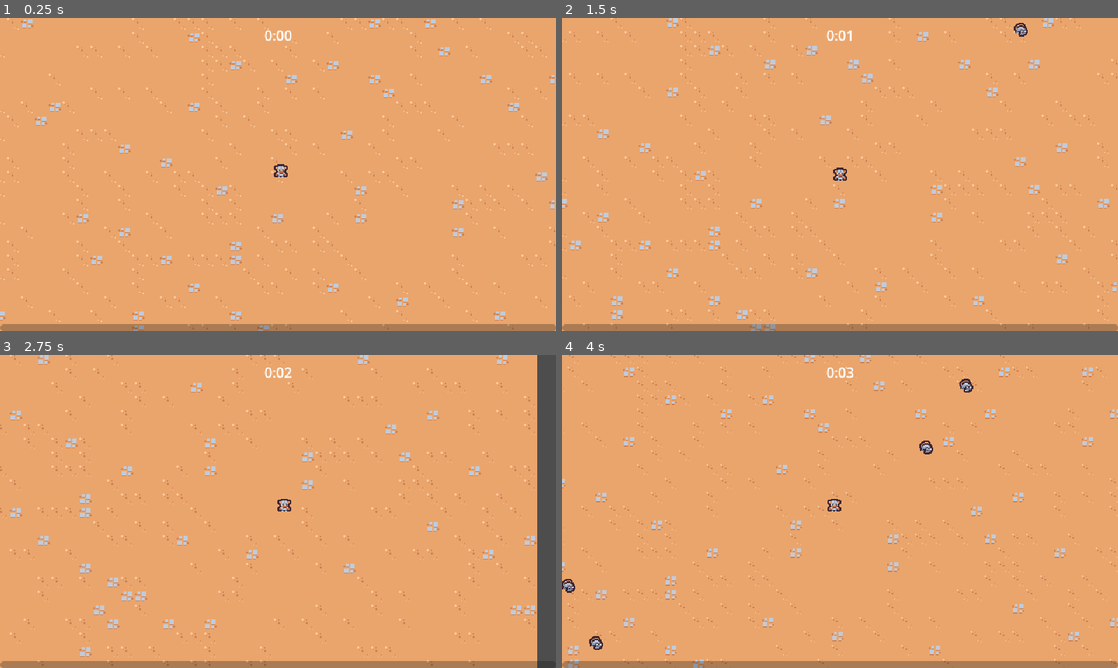
Above: before the commit, frames 1-4 (two rows, left to right).
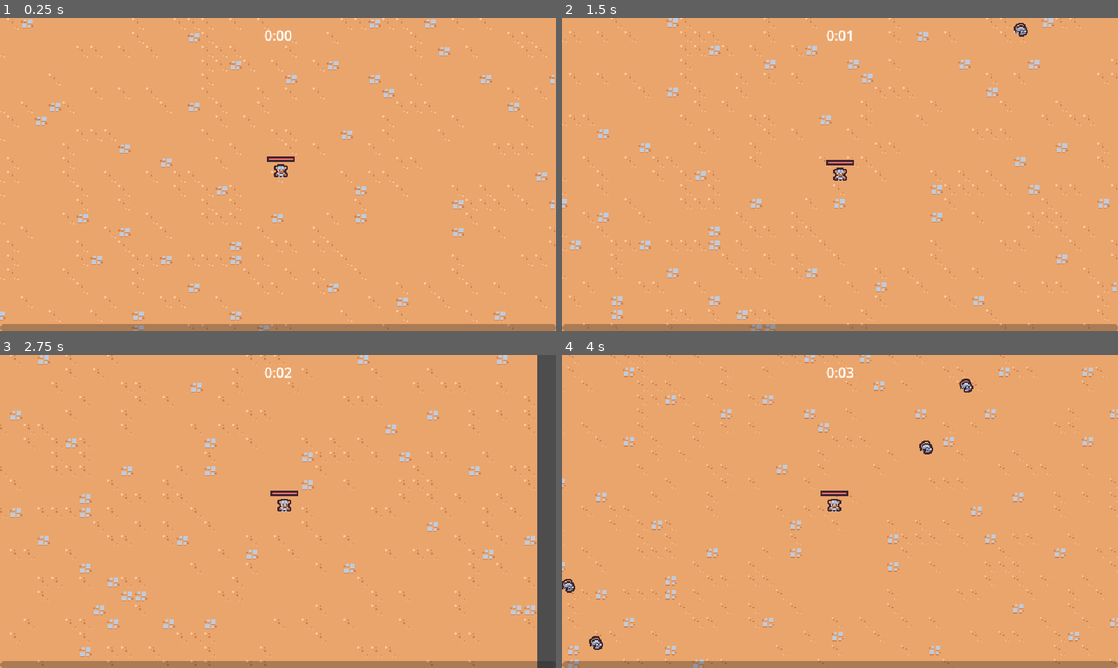
Above: after the commit, the same moments.

Repository: michaelbentley95/2dsurvivorscourse
Game: Godot game, scene res://scenes/main/main.tscn
The game is run twice, just before and just after one commit, with the same random seed, the same clock (stepped at 60 frames per second) and the same inputs.
Inputs (mouse positions are in pixels of both pictures, inside the frame that each line leads up to):
- Up to frame 1 (0.25 s): no input
- Up to frame 2 (1.5 s): move the mouse to (962, 158) at 0.52 s; press the mouse at (962, 158) at 0.53 s; hold Right (move_right) 0.53-1.28 s; move the mouse to (728, 190) at 1.27 s; release the mouse at (728, 190) at 1.28 s; hold Down (move_down) from 1.28 s (still down); click (728, 190) at 1.35 s
- Up to frame 3 (2.75 s): move the mouse to (333, 442) at 2.02 s; release Down (move_down) at 2.03 s; press the mouse at (333, 442) at 2.03 s; hold Right (move_right) from 2.03 s (still down)
- Up to frame 4 (4 s): move the mouse to (812, 574) at 2.77 s; release Right (move_right) at 2.78 s; release the mouse at (812, 574) at 2.78 s; hold Up (move_up) 2.78-3.53 s; click (812, 574) at 2.85 s; move the mouse to (1006, 558) at 3.52 s; press the mouse at (1006, 558) at 3.53 s; hold Left (move_left) from 3.53 s (still down)

The runs differ from the first frame. In frame 1, less than 0.1% of the frame differs, in the area x 48-53%, y 44-46%; in frame 2, less than 0.1%; in frame 3, less than 0.1%; in frame 4, less than 0.1%.

Commit message:
Implemented the player's health bar

Diff:
--- a/scenes/component/health_component.gd
+++ b/scenes/component/health_component.gd
@@ -2,6 +2,7 @@
 class_name HealthComponent
 
 signal died
+signal health_changed
 
 @export var max_health: float = 10
 var current_health
@@ -11,7 +12,13 @@
 
 func damage(damage_amount: float):
 	current_health = max(current_health - damage_amount, 0)
+	health_changed.emit()
 	Callable(check_death).call_deferred() #prevents errors in Godot
+
+func get_health_percent():
+	if max_health <= 0:
+		return 0
+	return min(current_health / max_health, 1)
 
 func check_death():
 	if current_health == 0:
--- a/scenes/game_object/player/player.gd
+++ b/scenes/game_object/player/player.gd
@@ -4,6 +4,7 @@
 const ACCELERATION_SMOOTHING = 25
 
 @onready var invincibility_frames_timer = $InvincibilityFramesTimer
+@onready var health_component = $HealthComponent
 
 var number_colliding_bodies = 0
 
@@ -11,6 +12,8 @@
 	$HurtCollisionArea2D.body_entered.connect(on_body_entered)
 	$HurtCollisionArea2D.body_exited.connect(on_body_exited)
 	invincibility_frames_timer.timeout.connect(check_deal_damage)
+	health_component.health_changed.connect(on_health_changed)
+	on_health_changed() #call at the beginning to instantiate the healthbar
 
 # Called every frame. 'delta' is the elapsed time since the previous frame.
 func _process(delta: float) -> void:
@@ -28,9 +31,9 @@
 func check_deal_damage():
 	if number_colliding_bodies == 0 || !invincibility_frames_timer.is_stopped():
 		return
-	$HealthComponent.damage(1)
+	health_component.damage(1)
 	invincibility_frames_timer.start()
-	print($HealthComponent.current_health)
+	print(health_component.current_health)
 
 func on_body_entered(other_body: Node2D) -> void:
 	number_colliding_bodies += 1
@@ -41,3 +44,7 @@
 func on_body_exited(other_body: Node2D) -> void:
 	number_colliding_bodies -= 1
 	return
+
+func on_health_changed() -> void:
+	$HealthBar.value = health_component.get_health_percent()
+	return
--- a/scenes/game_object/player/player.tscn
+++ b/scenes/game_object/player/player.tscn
@@ -1,9 +1,20 @@
-[gd_scene load_steps=8 format=3 uid="uid://y30u0a43pem0"]
+[gd_scene load_steps=10 format=3 uid="uid://y30u0a43pem0"]
 
 [ext_resource type="Script" uid="uid://5yh7f75okpyu" path="res://scenes/game_object/player/player.gd" id="1_dovo2"]
 [ext_resource type="Texture2D" uid="uid://28csw3slg81r" path="res://scenes/game_object/player/player.png" id="2_gmlin"]
 [ext_resource type="PackedScene" uid="uid://ctnii82682m5b" path="res://scenes/ability/sword_ability/sword_ability_controller.tscn" id="2_lvxji"]
 [ext_resource type="Script" uid="uid://creub2pntxrsb" path="res://scenes/component/health_component.gd" id="2_ss5pk"]
+
+[sub_resource type="StyleBoxFlat" id="StyleBoxFlat_ss5pk"]
+bg_color = Color(0.247059, 0.14902, 0.192157, 1)
+
+[sub_resource type="StyleBoxFlat" id="StyleBoxFlat_tj6oj"]
+bg_color = Color(1, 0.439216, 0.427451, 1)
+border_width_left = 2
+border_width_top = 2
+border_width_right = 2
+border_width_bottom = 2
+border_color = Color(0.247059, 0.14902, 0.192157, 1)
 
 [sub_resource type="CircleShape2D" id="CircleShape2D_s3670"]
 radius = 11.0
@@ -35,6 +46,19 @@
 texture = ExtResource("2_gmlin")
 offset = Vector2(0, -8)
 
+[node name="HealthBar" type="ProgressBar" parent="."]
+custom_minimum_size = Vector2(32, 6)
+offset_left = -16.0
+offset_top = -24.0
+offset_right = 16.0
+offset_bottom = -18.0
+pivot_offset = Vector2(16, 3)
+theme_override_styles/background = SubResource("StyleBoxFlat_ss5pk")
+theme_override_styles/fill = SubResource("StyleBoxFlat_tj6oj")
+max_value = 1.0
+value = 0.5
+show_percentage = false
+
 [node name="PickupArea2D" type="Area2D" parent="."]
 collision_layer = 16
 collision_mask = 0
